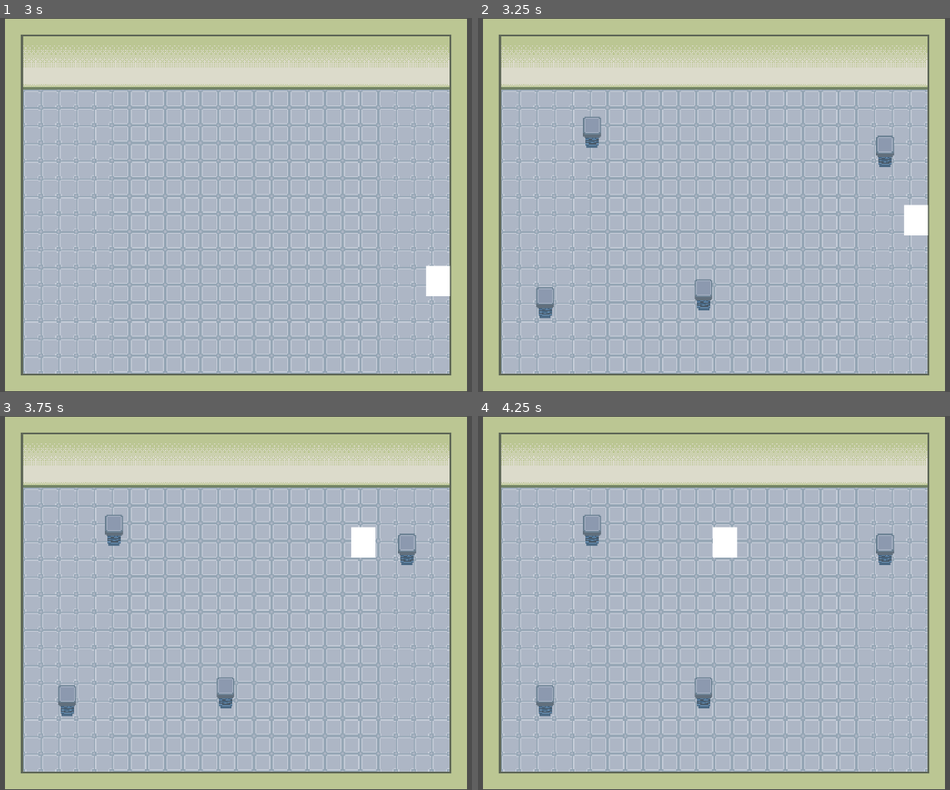
Above: before the commit, frames 1-4 (two rows, left to right).
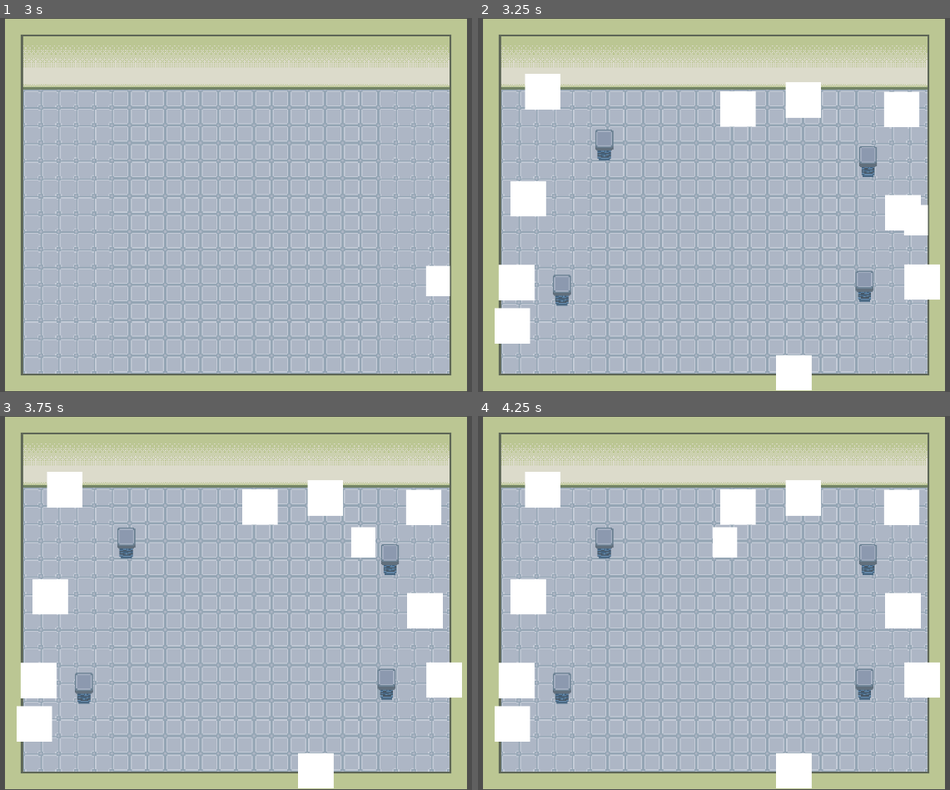
Above: after the commit, the same moments.

Repository: MaulIshak/gamedev-tv
Game: Godot game, scene res://scenes/gameplay.tscn
Same seed, same stepped clock (60 frames per second), same inputs: the game is played once before the commit and once after it. The project has no main scene, so this scene is started directly.
Inputs:
- Up to frame 1 (3 s): tap Enter at 0.5 s; hold D (move_right) 0.53-1.28 s; tap Shift (dash) every 0.75 s from 0.6 to 2.85 s; hold S (move_down) 1.28-2.03 s; hold D (move_right) 2.03-2.78 s; tap Space at 2.75 s; hold W (move_up) from 2.78 s (still down)
- Up to frame 2 (3.25 s): keep holding W (move_up)
- Up to frame 3 (3.75 s): release W (move_up) at 3.53 s; hold A (move_left) from 3.53 s (still down); tap Shift (dash) at 3.6 s
- Up to frame 4 (4.25 s): keep holding A (move_left)

Frame 1 is identical in both runs. In frame 2, 8.9% of the frame differs, in the area x 3-98%, y 14-100%; in frame 3, 9.1%; in frame 4, 9.1%.

Commit message:
wave manager spawn enemy

Diff:
--- a/scenes/gameplay.tscn
+++ b/scenes/gameplay.tscn
@@ -4,6 +4,7 @@
 [ext_resource type="PackedScene" uid="uid://di8j8t6em21jy" path="res://scenes/player.tscn" id="1_7biu0"]
 [ext_resource type="PackedScene" uid="uid://d0edphkyi2pjx" path="res://scenes/wave_manager.tscn" id="2_o412h"]
 [ext_resource type="PackedScene" uid="uid://dlvi58ltj70ky" path="res://scenes/turret.tscn" id="3_l1v76"]
+[ext_resource type="PackedScene" path="res://scenes/enemy.tscn" id="5_ocj2s"]
 
 [sub_resource type="TileSetAtlasSource" id="TileSetAtlasSource_l1v76"]
 texture = ExtResource("1_00tan")
@@ -80,17 +81,36 @@
 [node name="Player" parent="." unique_id=2047568749 instance=ExtResource("1_7biu0")]
 position = Vector2(-3, 5)
 
-[node name="turret_spawn" type="Node2D" parent="." unique_id=1156210711]
+[node name="wave_manager" parent="." unique_id=1893859270 node_paths=PackedStringArray("turret_spawn_area", "turret_parent", "enemy_spawn_area", "enemy_parent", "enemy_movement_target") instance=ExtResource("2_o412h")]
+turret_spawn_area = NodePath("../turrets/turret_spawn_area")
+turret_scene = ExtResource("3_l1v76")
+turret_parent = NodePath("../turrets/turret_spawn")
+enemy_spawn_area = NodePath("../enemies/enemies_spawn_area")
+enemy_scene = ExtResource("5_ocj2s")
+enemy_parent = NodePath("../enemies/enemies_spawn")
+enemy_movement_target = NodePath("../Player")
+
+[node name="turrets" type="Node2D" parent="." unique_id=1809935533]
+
+[node name="turret_spawn" type="Node2D" parent="turrets" unique_id=1156210711]
 y_sort_enabled = true
 
-[node name="wave_manager" parent="." unique_id=1893859270 node_paths=PackedStringArray("turret_spawn_area", "turret_parent") instance=ExtResource("2_o412h")]
-turret_spawn_area = NodePath("../turret_spawn_area")
-turret_scene = ExtResource("3_l1v76")
-turret_parent = NodePath("../turret_spawn")
+[node name="turret_spawn_area" type="ReferenceRect" parent="turrets" unique_id=1014047594]
+visible = false
+offset_left = -144.0
+offset_top = -24.0
+offset_right = 144.0
+offset_bottom = 160.0
+mouse_filter = 2
 
-[node name="turret_spawn_area" type="ReferenceRect" parent="." unique_id=1014047594]
-offset_left = -160.0
-offset_top = -40.0
-offset_right = 160.0
-offset_bottom = 176.0
+[node name="enemies" type="Node2D" parent="." unique_id=2009093955]
+
+[node name="enemies_spawn" type="Node2D" parent="enemies" unique_id=1506975193]
+
+[node name="enemies_spawn_area" type="ReferenceRect" parent="enemies" unique_id=1692144372]
+visible = false
+offset_left = -192.0
+offset_top = -64.0
+offset_right = 192.0
+offset_bottom = 192.0
 mouse_filter = 2
--- a/scripts/wave_manager.gd
+++ b/scripts/wave_manager.gd
@@ -1,15 +1,34 @@
 extends Node
 
+# -- Turret exports -------------------------------------------------
+
+@export_group("Turret Setup")
 @export var turret_spawn_area: ReferenceRect
 @export var turret_scene: PackedScene
 @export var turret_parent: Node2D
 @export var turret_max_count: int = 4
-@export var center_exclusion_radius: float = 64
-@export var min_turret_distance: float = 64
+@export var center_exclusion_radius: float = 64.0
+@export var min_turret_distance: float = 64.0
 @export var max_spawn_attempts: int = 20
 
 var _spawned_turrets: Array[Node2D] = []
 
+# -- Enemy exports --------------------------------------------------
+@export_group("Enemy Setup")
+@export var enemy_spawn_area: ReferenceRect
+@export var enemy_scene: PackedScene
+@export var enemy_parent: Node2D
+@export var enemy_movement_target: Node2D
+@export var enemy_max_count: int = 10
+@export var enemy_edge_margin: float = 32.0
+@export var min_enemy_distance: float = 32.0
+@export var enemy_max_spawn_attempts: int = 20
+
+var _spawned_enemies: Array[Node2D] = []
+
+const NORMAL_ENEMY_STATS: EnemyStats = preload("res://scripts/enemy/resources/normal_enemy.tres")
+
+# -- Lifecycle ------------------------------------------------------
 
 func _ready() -> void:
 	if turret_spawn_area == null:
@@ -18,12 +37,28 @@
 		push_warning("wave_manager: turret_scene is null")
 	if turret_parent == null:
 		push_warning("wave_manager: turret_parent is null")
+	if enemy_spawn_area == null:
+		push_warning("wave_manager: enemy_spawn_area is null")
+	if enemy_scene == null:
+		push_warning("wave_manager: enemy_scene is null")
+	if enemy_parent == null:
+		push_warning("wave_manager: enemy_parent is null")
+	if enemy_movement_target == null:
+		push_warning("wave_manager: enemy_movement_target is null")
 
 	get_tree().create_timer(3.0).timeout.connect(func () -> void:
 		for i in range(turret_max_count):
 			spawn_turret()
+			print("spawned turret", i)
 	)
 
+	get_tree().create_timer(3.0).timeout.connect(func () -> void:
+		for i in range(enemy_max_count):
+			spawn_enemy(NORMAL_ENEMY_STATS)
+			print("spawned enemy", i)
+	)
+
+# -- Turret spawning ------------------------------------------------
 
 func spawn_turret() -> void:
 	if _spawned_turrets.size() >= turret_max_count:
@@ -31,35 +66,69 @@
 	if turret_spawn_area == null or turret_scene == null or turret_parent == null:
 		return
 
-	var world_rect := _get_world_rect()
-	var center := _get_spawn_area_center()
+	var rect := _get_world_rect(turret_spawn_area)
+	var center := _get_rect_center(turret_spawn_area)
 
-	var turret_pos = _find_valid_position(world_rect, center, true)
-	if turret_pos == null:
-		turret_pos = _find_valid_position(world_rect, center, false)
-	if turret_pos == null:
-		turret_pos = _get_random_position_in_rect(world_rect)
+	var generate = func() -> Vector2: return _get_random_position_in_rect(rect)
+	var validate = func(p: Vector2) -> bool:
+		return p.distance_to(center) >= center_exclusion_radius and not _is_too_close_to_any(p, _spawned_turrets, min_turret_distance)
 
-	_place_turret(turret_pos)
+	var pos = _find_valid_position(max_spawn_attempts, generate, validate)
+	if pos == null:
+		validate = func(p: Vector2) -> bool: return p.distance_to(center) >= center_exclusion_radius
+		pos = _find_valid_position(max_spawn_attempts, generate, validate)
+	if pos == null:
+		pos = _get_random_position_in_rect(rect)
+
+	_place_turret(pos)
 
 
-func _get_world_rect() -> Rect2:
-	return Rect2(turret_spawn_area.global_position, turret_spawn_area.size)
+func _place_turret(pos: Vector2) -> void:
+	var turret := turret_scene.instantiate() as Node2D
+	turret.global_position = pos
+	turret_parent.add_child(turret)
+	_spawned_turrets.append(turret)
+
+# -- Enemy spawning -------------------------------------------------
+
+func spawn_enemy(stats: EnemyStats) -> void:
+	if _spawned_enemies.size() >= enemy_max_count:
+		return
+	if enemy_spawn_area == null or enemy_scene == null or enemy_parent == null or enemy_movement_target == null or stats == null:
+		return
+
+	var rect := _get_world_rect(enemy_spawn_area)
+
+	var generate = func() -> Vector2: return _get_random_position_near_edge(rect, enemy_edge_margin)
+	var validate = func(p: Vector2) -> bool:
+		return not _is_too_close_to_any(p, _spawned_enemies, min_enemy_distance)
+
+	var pos = _find_valid_position(enemy_max_spawn_attempts, generate, validate)
+	if pos == null:
+		validate = func(_p: Vector2) -> bool: return true
+		pos = _find_valid_position(enemy_max_spawn_attempts, generate, validate)
+	if pos == null:
+		pos = _get_random_position_near_edge(rect, enemy_edge_margin)
+
+	_place_enemy(pos, stats)
 
 
-func _get_spawn_area_center() -> Vector2:
-	return turret_spawn_area.global_position + turret_spawn_area.size / 2.0
+func _place_enemy(pos: Vector2, stats: EnemyStats) -> void:
+	var enemy := enemy_scene.instantiate()
+	enemy.global_position = pos
+	enemy.movement_target = enemy_movement_target
+	enemy.enemy_stats = stats
+	enemy_parent.add_child(enemy)
+	_spawned_enemies.append(enemy)
+
+# -- Generic placement helpers --------------------------------------
+
+func _get_world_rect(area: ReferenceRect) -> Rect2:
+	return Rect2(area.global_position, area.size)
 
 
-func _find_valid_position(rect: Rect2, center: Vector2, check_turrets: bool) -> Variant:
-	for _i in max_spawn_attempts:
-		var pos := _get_random_position_in_rect(rect)
-		if pos.distance_to(center) < center_exclusion_radius:
-			continue
-		if check_turrets and _is_too_close_to_turrets(pos):
-			continue
-		return pos
-	return null
+func _get_rect_center(area: ReferenceRect) -> Vector2:
+	return area.global_position + area.size / 2.0
 
 
 func _get_random_position_in_rect(rect: Rect2) -> Vector2:
@@ -69,15 +138,29 @@
 	)
 
 
-func _is_too_close_to_turrets(pos: Vector2) -> bool:
-	for turret in _spawned_turrets:
-		if pos.distance_to(turret.global_position) < min_turret_distance:
+func _get_random_position_near_edge(rect: Rect2, margin: float) -> Vector2:
+	var m := clampf(margin, 0.0, minf(rect.size.x, rect.size.y) / 2.0)
+	match randi() % 4:
+		0:
+			return Vector2(randf_range(rect.position.x, rect.end.x), randf_range(rect.position.y, rect.position.y + m))
+		1:
+			return Vector2(randf_range(rect.position.x, rect.end.x), randf_range(rect.end.y - m, rect.end.y))
+		2:
+			return Vector2(randf_range(rect.position.x, rect.position.x + m), randf_range(rect.position.y, rect.end.y))
+		_:
+			return Vector2(randf_range(rect.end.x - m, rect.end.x), randf_range(rect.position.y, rect.end.y))
+
+
+func _find_valid_position(attempts: int, generate: Callable, validate: Callable) -> Variant:
+	for _i in attempts:
+		var pos: Vector2 = generate.call()
+		if validate.call(pos):
+			return pos
+	return null
+
+
+func _is_too_close_to_any(pos: Vector2, nodes: Array[Node2D], min_dist: float) -> bool:
+	for node in nodes:
+		if pos.distance_to(node.global_position) < min_dist:
 			return true
 	return false
-
-
-func _place_turret(pos: Vector2) -> void:
-	var turret := turret_scene.instantiate() as Node2D
-	turret.global_position = pos
-	turret_parent.add_child(turret)
-	_spawned_turrets.append(turret)
